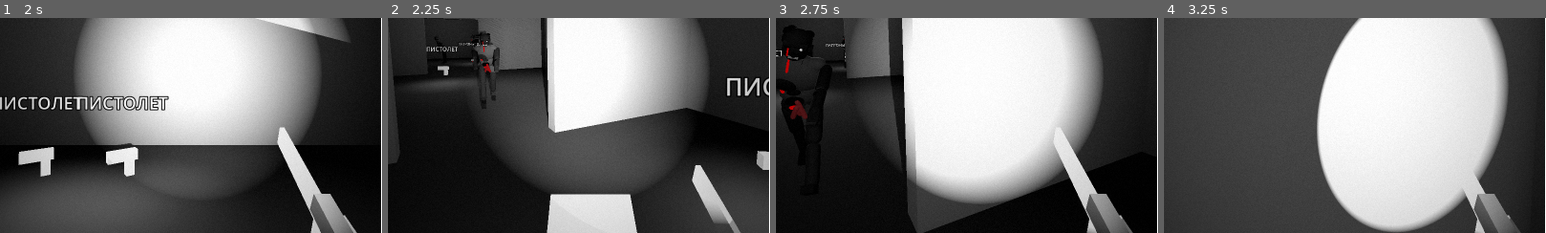
Above: before the commit, frames 1-4 (left to right).
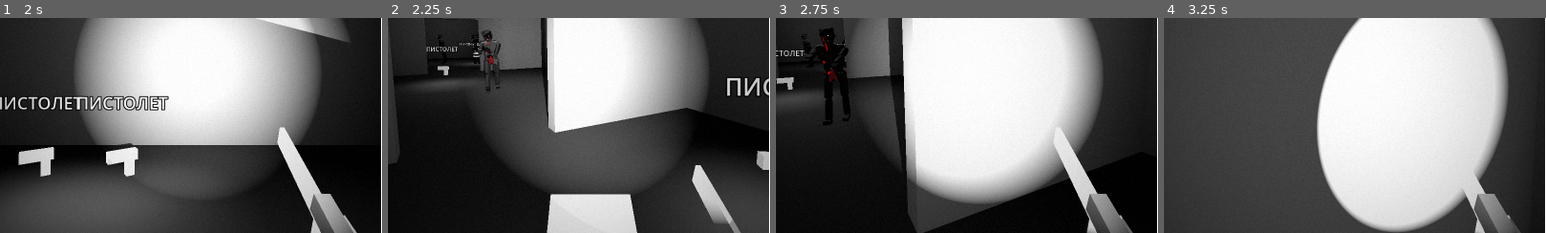
Above: after the commit, the same moments.

Repository: alimbux/zombie-coop-fps
Game: Godot game, scene res://scenes/menu.tscn
Two runs of this game, one before a commit and one after it. Both use one fixed random seed, a clock stepped at 60 frames per second and the inputs below.
Inputs (mouse positions are % of the whole screen's width and height, from its top left):
- Up to frame 1 (2 s): click "НАЧАТЬ" at 0.5 s; tap Enter at 1.25 s; move the mouse to (72, 45) at 1.27 s; hold D from 1.28 s (still down); hold G from 1.28 s (still down); click (72, 45) at 1.42 s
- Up to frame 2 (2.25 s): move the mouse to (45, 50) at 2.02 s; release D at 2.03 s; release G at 2.03 s; hold W from 2.03 s (still down); tap F at 2.1 s
- Up to frame 3 (2.75 s): keep holding W
- Up to frame 4 (3.25 s): keep holding W; move the mouse to (52, 48) at 2.77 s; hold R from 2.78 s (still down)
The pictures show only the part of the screen within x 0-50%, y 38-88%; the shares and areas given below are measured in that part.

Frame 1 is identical in both runs. In frame 2, 0.9% of the frame differs, in the area x 12-30%, y 5-43%; in frame 3, 3.5%, in the area x 0-20%, y 3-54%; in frame 4, nothing differs.

Commit message:
Хаотичнее руки при отлёте, но по физике
Сильный толчок закручивает тело и даёт каждой руке свой рывок, у рук разная
длина маятника (только в расчёте), качания вперёд и вбок связаны, демпфирование
в полёте меньше.

Co-Authored-By: Claude Opus 5.5 <noreply@anthropic.com>
Claude-Session: https://claude.ai/code/session_012jPe5PbnitmpuB6XNT2ay9

Diff:
--- a/scripts/zombie.gd
+++ b/scripts/zombie.gd
@@ -80,6 +80,10 @@
 var _flail := 0.0
 var _arm_state := {}
 var _arm_pose := {}
+## Вращение всего тела вокруг вертикали, пока летит или лежит после удара.
+var _spin := 0.0
+## Длина рук для расчёта качания (не видимая): у каждой руки своя частота.
+var _arm_len := {"arm_l": 0.35, "arm_r": 0.35}
 var _shoulder_prev := {}
 var _skin: StandardMaterial3D
 var _capsule: CapsuleShape3D
@@ -88,6 +92,7 @@
 
 func _ready() -> void:
 	add_to_group("zombies")
+	_arm_len = {"arm_l": randf_range(0.28, 0.42), "arm_r": randf_range(0.28, 0.42)}
 	collision_layer = 2
 	collision_mask = 1 | 2 | 8
 	_capsule = CapsuleShape3D.new()
@@ -272,6 +277,8 @@
 	if knocked_down > 0.0:
 		# Лежит после удара дробью и встаёт.
 		knocked_down -= delta
+		rotate_y(_spin * delta)
+		_spin *= exp(-delta * 2.0)
 		move_and_slide()
 		_animate(delta, 0.0)
 		return
@@ -415,7 +422,6 @@
 ## рука по инерции уходит вперёд, тело тормозит — рука догоняет и качается обратно,
 ## тело падает навзничь — руки валятся под своим весом. Пока зомби летит от удара
 ## или лежит, мышцы почти расслаблены и руки болтаются свободно.
-const ARM_LEN := 0.35
 const ARM_STIFF := 150.0
 const ARM_LIMP := 3.0
 const ARM_MAX_SPIN := 14.0
@@ -450,12 +456,16 @@
 		var pose_x := pose.x
 		var pose_z := pose.y
 		var k := lerpf(ARM_STIFF, ARM_LIMP, _flail)
-		var c := lerpf(2.0 * sqrt(ARM_STIFF), 1.2, _flail)
+		var c := lerpf(2.0 * sqrt(ARM_STIFF), 0.7, _flail)
 		var hold := 1.0 - _flail
 		# Вперёд-назад: рука (0, -cos, -sin) после поворота на угол вокруг X.
-		var ax: float = _arm_torque_x(st[0], ge) / ARM_LEN + k * (pose_x - st[0]) - c * st[1] - hold * _arm_torque_x(pose_x, gs) / ARM_LEN
+		var arm_len: float = _arm_len[zone]
+		var ax: float = _arm_torque_x(st[0], ge) / arm_len + k * (pose_x - st[0]) - c * st[1] - hold * _arm_torque_x(pose_x, gs) / arm_len
 		# Вбок: рука (sin, -cos, 0) после поворота вокруг Z.
-		var az: float = _arm_torque_z(st[2], ge) / ARM_LEN + k * (pose_z - st[2]) - c * st[3] - hold * _arm_torque_z(pose_z, gs) / ARM_LEN
+		# Поднятая вперёд рука качается вбок слабее (короче плечо силы) — качания
+		# вперёд и вбок связаны, и движение получается неповторяющимся.
+		var lever := maxf(0.2, absf(cos(st[0])))
+		var az: float = _arm_torque_z(st[2], ge) * lever / arm_len + k * (pose_z - st[2]) - c * st[3] - hold * _arm_torque_z(pose_z, gs) / arm_len
 		st[1] = clampf(st[1] + ax * delta, -ARM_MAX_SPIN, ARM_MAX_SPIN)
 		st[3] = clampf(st[3] + az * delta, -ARM_MAX_SPIN, ARM_MAX_SPIN)
 		st[0] += st[1] * delta
@@ -635,6 +645,14 @@
 	_knock = _knock.limit_length(MAX_KNOCK)
 	_stagger = minf(1.0, _stagger + force * 0.25)
 	_flinch = clampf(_flinch + randf_range(-0.25, 0.25) * force, -0.6, 0.6)
+	if force > 4.0:
+		# Сильный толчок закручивает тело и дёргает каждую руку по-своему:
+		# дальше их раскачивают инерция, вращение и гравитация.
+		_spin += randf_range(-0.35, 0.35) * force
+		for zone in _arm_state:
+			var st: Array = _arm_state[zone]
+			st[1] += randf_range(-0.6, 0.6) * force
+			st[3] += randf_range(-0.45, 0.45) * force
 	if not crawling and knocked_down <= 0.0 and _knock.length() >= KNOCKDOWN_SPEED:
 		knocked_down = KNOCKDOWN_TIME
 
Not shown, changed: README.md
